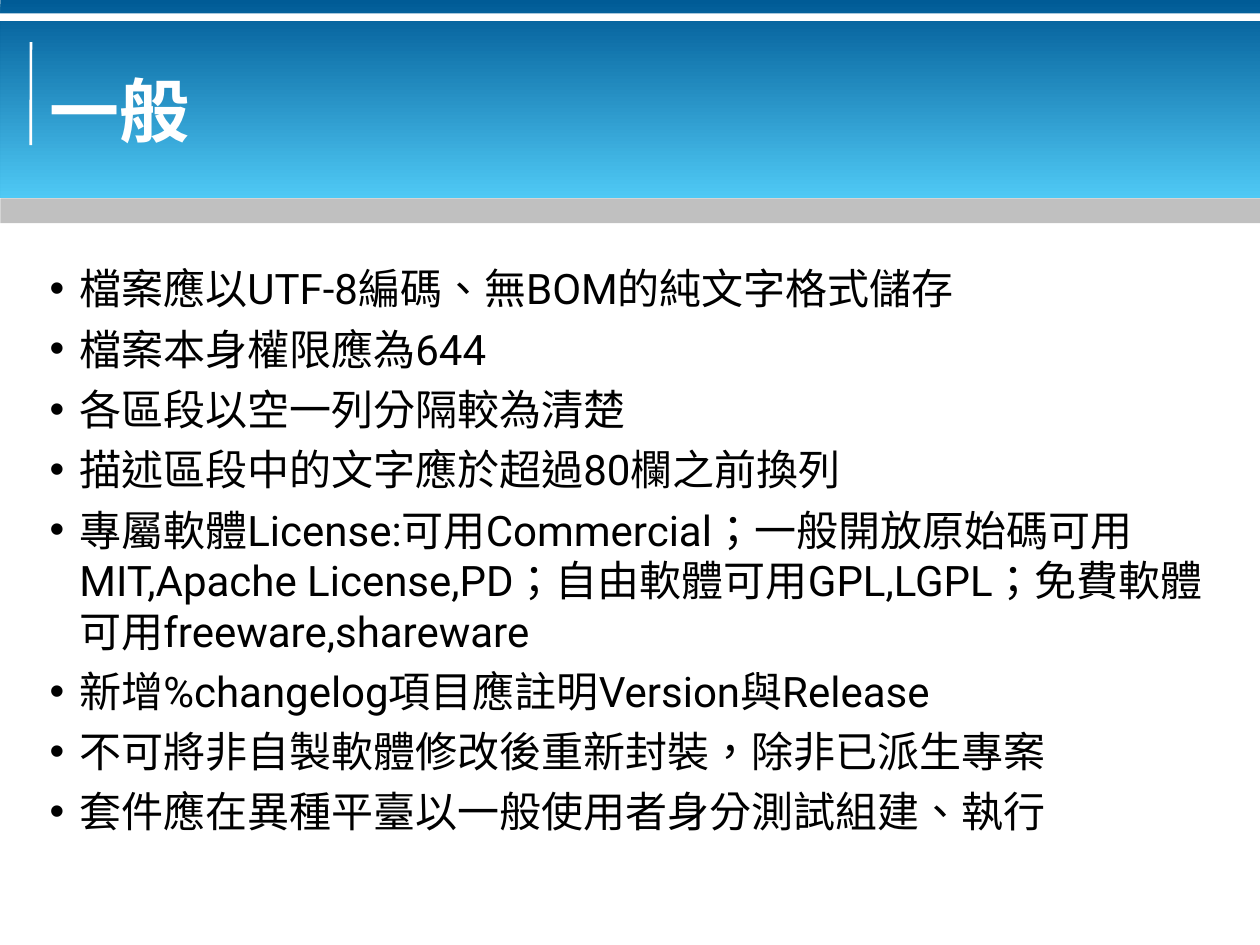
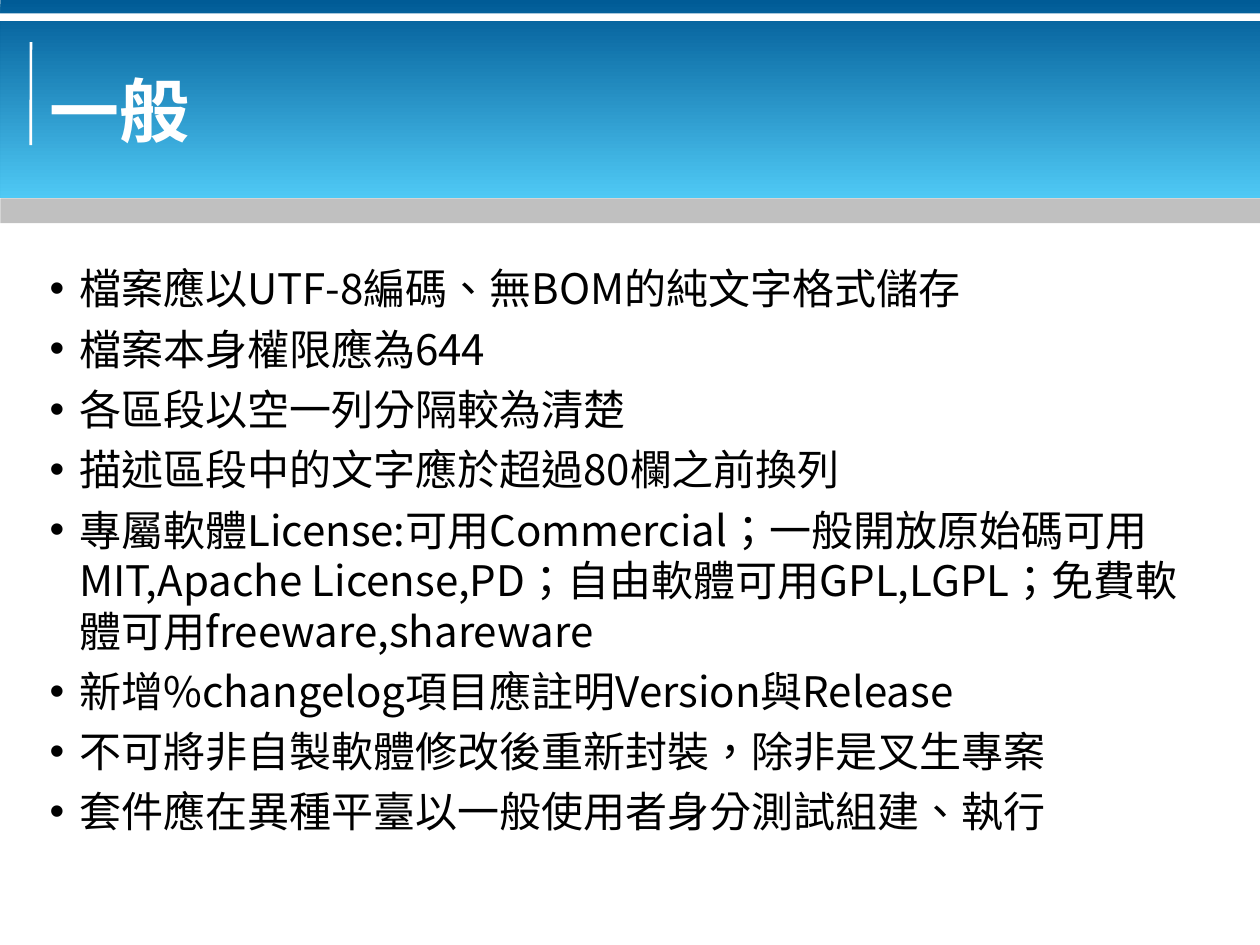
Before and after one commit to bluebat/.presentations, a slide deck: slide 54 of rpm-packaging.odp. Drawn at 1260x945 pixels with LibreOffice and Linux fonts; fonts in the diff are those of the drawing; background and template pictures are left out. Boxes give left, top, right and bottom in pixels: in the first picture for what was removed or moved away, otherwise in the second. Text is boxed around its words. In the diff, an @@ line names an element or a change of style, - is before the commit and + after.

```diff
--- a/rpm-packaging.odp
+++ b/rpm-packaging.odp
@@ text at (x1=79, y1=268, x2=1178, y2=831): font Roboto to Noto Sans CJK SC @@
@@ text at (x1=79, y1=731, x2=1045, y2=771): text changed; font Roboto to Noto Sans CJK SC @@
-• 不可將非自製軟體修改後重新封裝，除非已派生專案
+• 不可將非自製軟體修改後重新封裝，除非是叉生專案
```
Also in this commit, not shown: 44 other slides changed, 1 other file.
